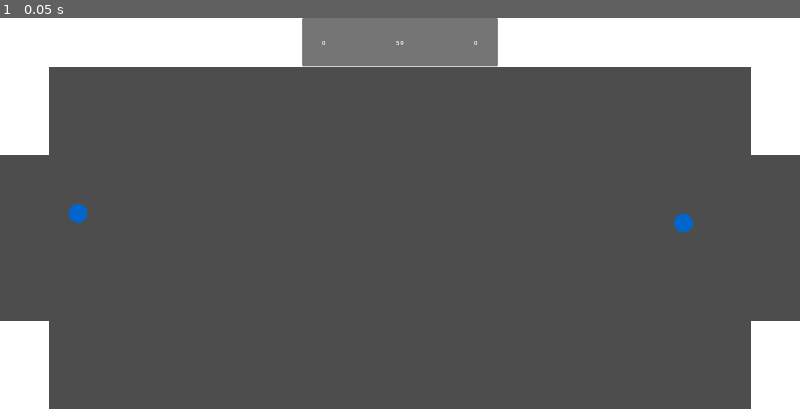
Above: before the commit, frame 1.
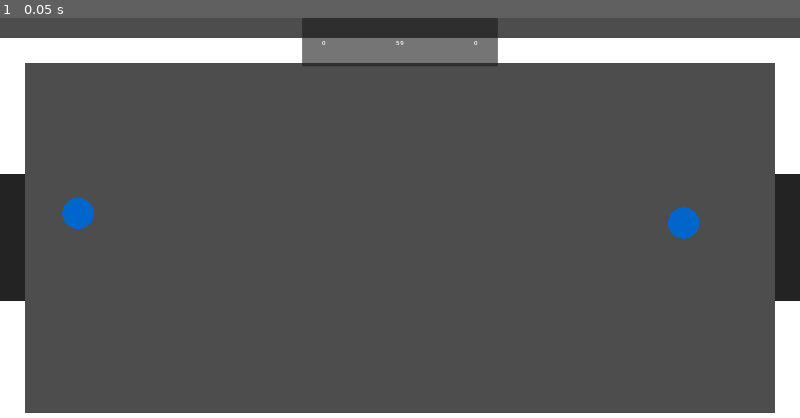
Above: after the commit, the same moment.

Repository: Habimana38/GAMEJAM2024
Game: Godot game, scene res://Interface/UIGame.tscn
Two runs of this game, one before a commit and one after it. Both use one fixed random seed, a clock stepped at 60 frames per second and the inputs below. This scene is started directly instead of the project's main scene.
Inputs:
- Up to frame 1 (0.05 s): no input

The runs differ from the first frame. In frame 1, 12% of the frame differs, in the area x 0-100%, y 0-99%.

Commit message:
Avant rebase

Diff:
--- a/Game.tscn
+++ b/Game.tscn
@@ -1,34 +1,68 @@
-[gd_scene load_steps=5 format=3 uid="uid://cr4x242k3lcy7"]
+[gd_scene load_steps=8 format=3 uid="uid://cr4x242k3lcy7"]
 
 [ext_resource type="PackedScene" uid="uid://byiaov7kf83h" path="res://player/player_1.tscn" id="1_6g0gn"]
 [ext_resource type="PackedScene" uid="uid://baidg5heu4cdu" path="res://player/player_2.tscn" id="2_tj88d"]
 [ext_resource type="PackedScene" uid="uid://btq5v1oerbtb3" path="res://level/left.tscn" id="3_4newd"]
+[ext_resource type="Texture2D" uid="uid://crw5o8xwki1pl" path="res://player/Sprite/playertest.png" id="4_qprdt"]
 
 [sub_resource type="RectangleShape2D" id="RectangleShape2D_741jg"]
-size = Vector2(64, 882)
+size = Vector2(34, 896)
+
+[sub_resource type="PhysicsMaterial" id="PhysicsMaterial_gxuy6"]
+friction = 0.9
+bounce = 0.2
+absorbent = true
+
+[sub_resource type="CircleShape2D" id="CircleShape2D_2vo2y"]
+radius = 67.0671
 
 [node name="Node2D" type="Node2D"]
+position = Vector2(0, -50)
 
 [node name="Player 1" parent="." instance=ExtResource("1_6g0gn")]
 position = Vector2(200, 500)
 motion_mode = 0
+wall_min_slide_angle = 0.261799
+acceleration = 5000
 
 [node name="Player 2" parent="." instance=ExtResource("2_tj88d")]
 position = Vector2(1750, 525)
 motion_mode = 0
+wall_min_slide_angle = 0.261799
+acceleration = 5000
 
-[node name="Node2D" type="Node2D" parent="."]
+[node name="Level" type="Node2D" parent="."]
 position = Vector2(1024, 562)
 
-[node name="Area2D" type="StaticBody2D" parent="Node2D"]
+[node name="Frontier" type="StaticBody2D" parent="Level"]
 collision_layer = 2
 
-[node name="CollisionShape2D" type="CollisionShape2D" parent="Node2D/Area2D"]
+[node name="CollisionShape2D" type="CollisionShape2D" parent="Level/Frontier"]
 shape = SubResource("RectangleShape2D_741jg")
 
-[node name="Left" parent="Node2D" instance=ExtResource("3_4newd")]
+[node name="Polygon2D" type="Polygon2D" parent="Level/Frontier"]
+position = Vector2(-3.05176e-05, -0.511986)
+scale = Vector2(0.500001, 1.024)
+color = Color(0, 0, 0, 0.627451)
+polygon = PackedVector2Array(-32, -437, -0.343666, -437, 32, -437, 32, 438, 0.499985, 438, -32, 438)
+
+[node name="Left" parent="Level" instance=ExtResource("3_4newd")]
 position = Vector2(-1024, -512)
 
-[node name="Right" parent="Node2D" instance=ExtResource("3_4newd")]
+[node name="Right" parent="Level" instance=ExtResource("3_4newd")]
 position = Vector2(1024, -512)
 scale = Vector2(-1, 1)
+
+[node name="Ball" type="RigidBody2D" parent="."]
+position = Vector2(1024, 562)
+collision_layer = 4
+mass = 2000.0
+physics_material_override = SubResource("PhysicsMaterial_gxuy6")
+
+[node name="CollisionShape2D" type="CollisionShape2D" parent="Ball"]
+shape = SubResource("CircleShape2D_2vo2y")
+
+[node name="Sprite2D" type="Sprite2D" parent="Ball"]
+position = Vector2(-7.86781e-06, -7.86781e-06)
+scale = Vector2(1.34, 1.34)
+texture = ExtResource("4_qprdt")
--- a/level/left.tscn
+++ b/level/left.tscn
@@ -1,9 +1,9 @@
-[gd_scene load_steps=5 format=3 uid="uid://btq5v1oerbtb3"]
+[gd_scene load_steps=7 format=3 uid="uid://btq5v1oerbtb3"]
 
 [ext_resource type="PhysicsMaterial" uid="uid://bvss0vh0c7wxq" path="res://level/physic/side.tres" id="1_abxx1"]
 
 [sub_resource type="RectangleShape2D" id="RectangleShape2D_mpkp4"]
-size = Vector2(1034, 20)
+size = Vector2(1024, 20)
 
 [sub_resource type="RectangleShape2D" id="RectangleShape2D_to0n8"]
 size = Vector2(20, 300)
@@ -11,24 +11,30 @@
 [sub_resource type="RectangleShape2D" id="RectangleShape2D_fvvfw"]
 size = Vector2(20, 300)
 
+[sub_resource type="RectangleShape2D" id="RectangleShape2D_vyq4i"]
+size = Vector2(64, 16)
+
+[sub_resource type="RectangleShape2D" id="RectangleShape2D_q8l06"]
+size = Vector2(64, 324)
+
 [node name="side" type="Node2D"]
 
 [node name="up" type="StaticBody2D" parent="."]
-position = Vector2(512, 70)
+position = Vector2(512, 56)
 physics_material_override = ExtResource("1_abxx1")
 
 [node name="CollisionShape2D" type="CollisionShape2D" parent="up"]
 shape = SubResource("RectangleShape2D_mpkp4")
 
 [node name="down" type="StaticBody2D" parent="."]
-position = Vector2(512, 954)
+position = Vector2(512, 968)
 physics_material_override = ExtResource("1_abxx1")
 
 [node name="CollisionShape2D" type="CollisionShape2D" parent="down"]
 shape = SubResource("RectangleShape2D_mpkp4")
 
 [node name="up_left" type="StaticBody2D" parent="."]
-position = Vector2(125, 512)
+position = Vector2(56, 562)
 physics_material_override = ExtResource("1_abxx1")
 
 [node name="CollisionShape2D" type="CollisionShape2D" parent="up_left"]
@@ -36,7 +42,7 @@
 shape = SubResource("RectangleShape2D_to0n8")
 
 [node name="down_left" type="StaticBody2D" parent="."]
-position = Vector2(125, 512)
+position = Vector2(56, 461)
 scale = Vector2(0.962249, 1)
 physics_material_override = ExtResource("1_abxx1")
 
@@ -45,9 +51,35 @@
 shape = SubResource("RectangleShape2D_fvvfw")
 
 [node name="Polygon2D" type="Polygon2D" parent="."]
-polygon = PackedVector2Array(1025, 75, 1025, -50, 0, -50, 0, 300, 125, 300, 125, 75)
+position = Vector2(0, 50)
+polygon = PackedVector2Array(1025, 14, 1025, -50, 0, -50, 0, 300, 64, 300, 64, 14)
 
 [node name="Polygon2D2" type="Polygon2D" parent="."]
-position = Vector2(0, 1025)
+position = Vector2(0, 974)
 scale = Vector2(1, -1)
-polygon = PackedVector2Array(1025, 75, 1025, -50, 0, -50, 0, 300, 125, 300, 125, 75)
+polygon = PackedVector2Array(1025, 14, 1025, -50, 0, -50, 0, 300, 64, 300, 64, 14)
+
+[node name="bord_cage_haut" type="StaticBody2D" parent="."]
+position = Vector2(32, 344)
+
+[node name="CollisionShape2D" type="CollisionShape2D" parent="bord_cage_haut"]
+position = Vector2(0, -2)
+shape = SubResource("RectangleShape2D_vyq4i")
+
+[node name="bord_cage_bas" type="StaticBody2D" parent="."]
+position = Vector2(32, 684)
+
+[node name="CollisionShape2D" type="CollisionShape2D" parent="bord_cage_bas"]
+position = Vector2(0, -2)
+shape = SubResource("RectangleShape2D_vyq4i")
+
+[node name="CAGE" type="StaticBody2D" parent="."]
+position = Vector2(32, 512)
+collision_layer = 2
+
+[node name="CollisionShape2D" type="CollisionShape2D" parent="CAGE"]
+shape = SubResource("RectangleShape2D_q8l06")
+
+[node name="Polygon2D" type="Polygon2D" parent="CAGE"]
+color = Color(0.0941176, 0.0941176, 0.0941176, 0.776471)
+polygon = PackedVector2Array(-32, 162, 32, 162, 32, -162, -32, -162)
--- a/level/physic/side.tres
+++ b/level/physic/side.tres
@@ -2,4 +2,4 @@
 
 [resource]
 friction = 0.0
-bounce = 15.0
+bounce = 0.9
--- /dev/null
+++ b/player/Line2D.gd
@@ -0,0 +1,14 @@
+extends Line2D
+
+@export var length = 25
+var point = Vector2()
+
+func _process(_delta):
+	global_position = Vector2(0,0)
+	global_rotation = 0
+
+	point = get_parent().global_position
+
+	add_point(point)
+	while get_point_count()>length:
+		remove_point(0)
--- a/player/Script/player.gd
+++ b/player/Script/player.gd
@@ -12,14 +12,14 @@
 @export var move_left : String;
 @export var move_right : String;
 
-# Called when the node enters the scene tree for the first time.
+
 func _ready():
 	screen_size = get_viewport_rect().size
 
-# Called every frame. 'delta' is the elapsed time since the previous frame.
+
 func _process(delta):
 
-	input = Vector2.ZERO  # Réinitialiser le vecteur d'entrée à chaque frame
+	input = Vector2.ZERO
 
 	if Input.is_action_pressed(move_right):
 		input.x += 1
--- a/player/player.tscn
+++ b/player/player.tscn
@@ -1,23 +1,35 @@
-[gd_scene load_steps=4 format=3 uid="uid://dqj07dpfv3bae"]
+[gd_scene load_steps=6 format=3 uid="uid://dqj07dpfv3bae"]
 
 [ext_resource type="Script" path="res://player/Script/player.gd" id="2_eivu7"]
+[ext_resource type="Script" path="res://player/Line2D.gd" id="3_2mlgh"]
 [ext_resource type="Texture2D" uid="uid://crw5o8xwki1pl" path="res://player/Sprite/playertest.png" id="3_dgk52"]
 
 [sub_resource type="CircleShape2D" id="CircleShape2D_wi0lq"]
-radius = 24.0208
+radius = 40.0125
+
+[sub_resource type="Curve" id="Curve_trrqd"]
+_data = [Vector2(0, 0), 0.0, 0.0, 0, 0, Vector2(0.995098, 1), 0.0, 0.0, 0, 0]
+point_count = 2
 
 [node name="Player" type="CharacterBody2D"]
 collision_mask = 3
 motion_mode = 1
+wall_min_slide_angle = 0.0
 script = ExtResource("2_eivu7")
 maxSpeed = 1200
-acceleration = 2000
-friction = 2000
+acceleration = 6000
+friction = 5000
 
 [node name="CollisionShape2D" type="CollisionShape2D" parent="."]
 shape = SubResource("CircleShape2D_wi0lq")
 
 [node name="Sprite2D" type="Sprite2D" parent="."]
-position = Vector2(-1.90735e-06, -1.90735e-06)
-scale = Vector2(0.48, 0.48)
+position = Vector2(-1.78814e-06, -1.78814e-06)
+scale = Vector2(0.8, 0.8)
 texture = ExtResource("3_dgk52")
+
+[node name="Line2D" type="Line2D" parent="."]
+show_behind_parent = true
+width = 20.0
+width_curve = SubResource("Curve_trrqd")
+script = ExtResource("3_2mlgh")
--- a/player/player_1.tscn
+++ b/player/player_1.tscn
@@ -7,3 +7,6 @@
 move_down = "move_down_player1"
 move_left = "move_left_player1"
 move_right = "move_right_player1"
+
+[node name="Line2D" parent="." index="2"]
+default_color = Color(0.498039, 0.219608, 1, 1)
--- a/project.godot
+++ b/project.godot
@@ -105,6 +105,7 @@
 
 2d_physics/layer_1="Player"
 2d_physics/layer_2="frontier"
+2d_physics/layer_3="BALL"
 
 [physics]
 
